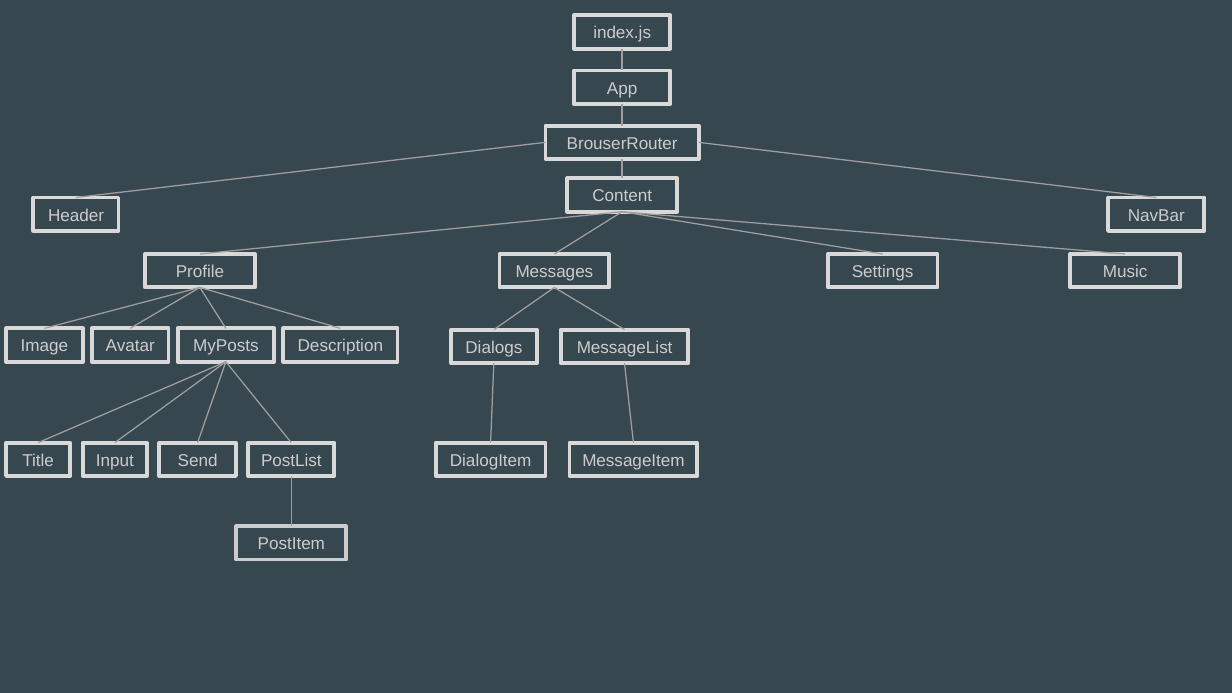
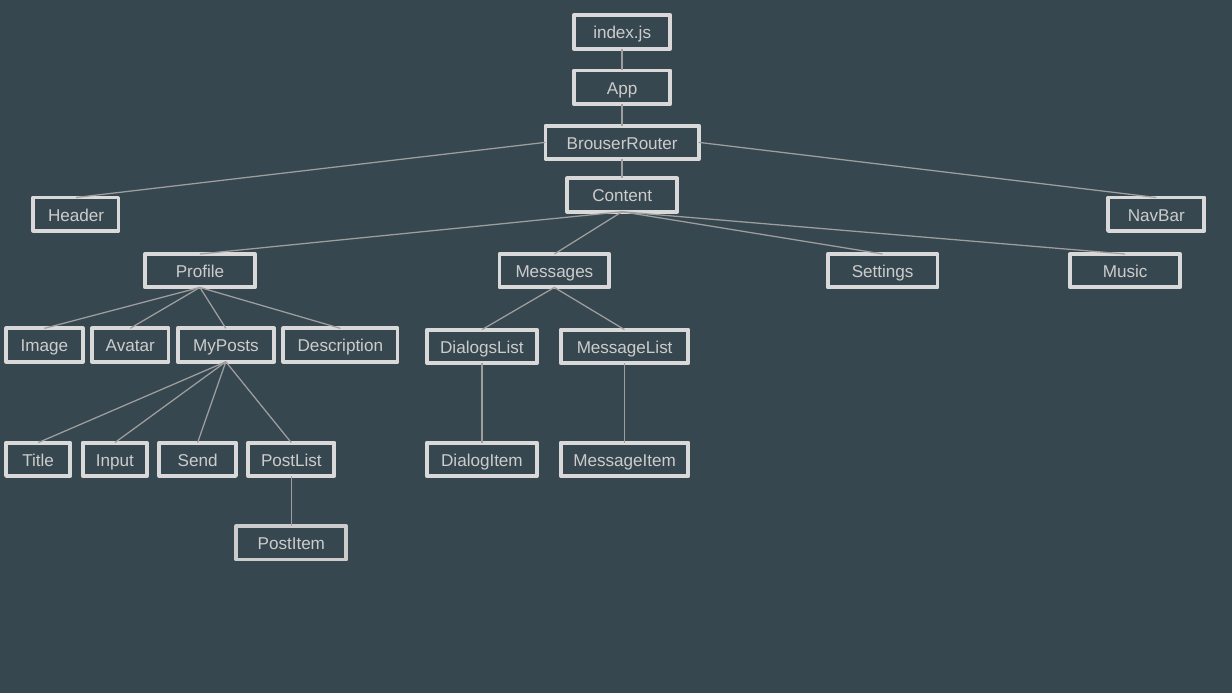
Before and after one commit to Daimon31999/React-app, a slide deck: slide 1 of src/img/Структура_Проекта.pptx. Drawn at 1232x693 pixels with LibreOffice and Linux fonts; fonts in the diff are those of the drawing. Boxes give left, top, right and bottom in pixels: in the first picture for what was removed or moved away, otherwise in the second. Text is boxed around its words. In the diff, an @@ line names an element or a change of style, - is before the commit and + after.

```diff
--- a/src/img/Структура_Проекта.pptx
+++ b/src/img/Структура_Проекта.pptx
@@ line moved from (554, 287) - (494, 330) to (554, 287) - (482, 330) @@
@@ rectangle "DialogsList": place and size @@
-rectangle "DialogsList" at <box>451,330,537,363</box>
+rectangle "DialogsList" at <box>428,330,537,363</box>
@@ text in rectangle at <box>440,340,523,357</box>: text changed @@
-Dialogs
+DialogsList
@@ line moved from (494, 363) - (490, 442) to (482, 363) - (482, 442) @@
@@ line moved from (625, 363) - (633, 442) to (625, 363) - (625, 442) @@
@@ rectangle "DialogItem": place and size @@
-rectangle "DialogItem" at <box>436,442,546,476</box>
+rectangle "DialogItem" at <box>428,442,537,476</box>
@@ rectangle "MessageItem": place and size @@
-rectangle "MessageItem" at <box>569,442,697,476</box>
+rectangle "MessageItem" at <box>561,442,689,476</box>
```
Also in this commit, not shown: 10 other files.
